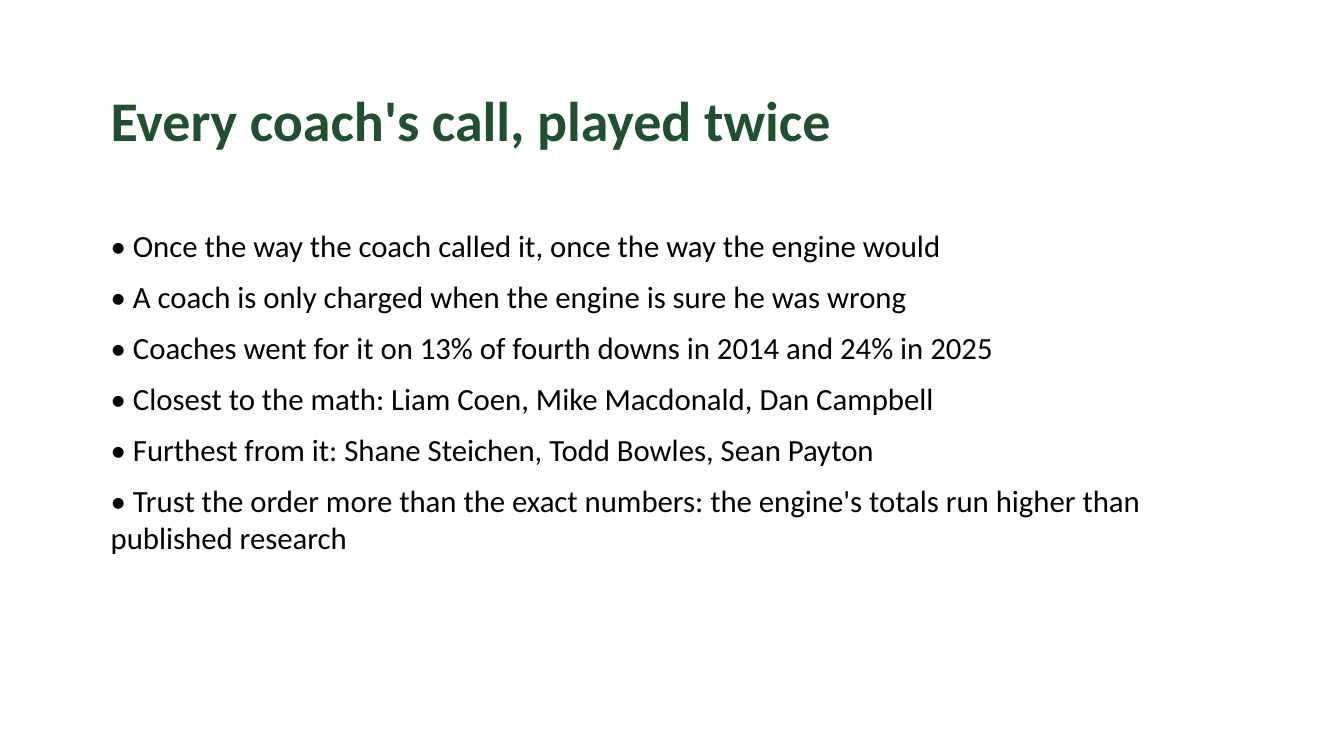
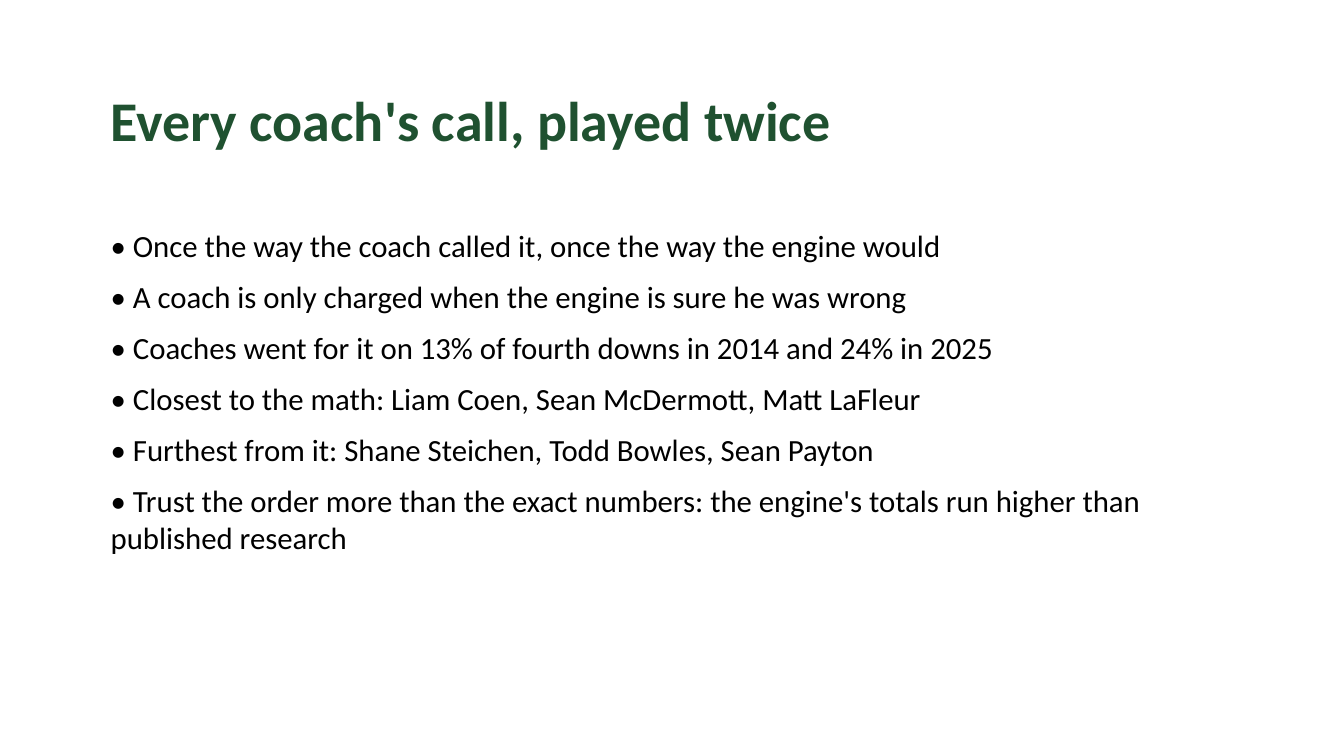
Before and after one commit to willhoop/fourth-down, a slide deck: slide 8 of docs/fourth-down-deck.pptx. Drawn at 1344x756 pixels with LibreOffice and Linux fonts; fonts in the diff are those of the drawing. Boxes give left, top, right and bottom in pixels: in the first picture for what was removed or moved away, otherwise in the second. Text is boxed around its words. In the diff, an @@ line names an element or a change of style, - is before the commit and + after.

```diff
--- a/docs/fourth-down-deck.pptx
+++ b/docs/fourth-down-deck.pptx
@@ text at [133,388,920,414]: text changed @@
-• Closest to the math: Liam Coen, Mike Macdonald, Dan Campbell
+• Closest to the math: Liam Coen, Sean McDermott, Matt LaFleur
```
Also in this commit, not shown: 1 other slide changed, 1 slide added, 38 other files.
